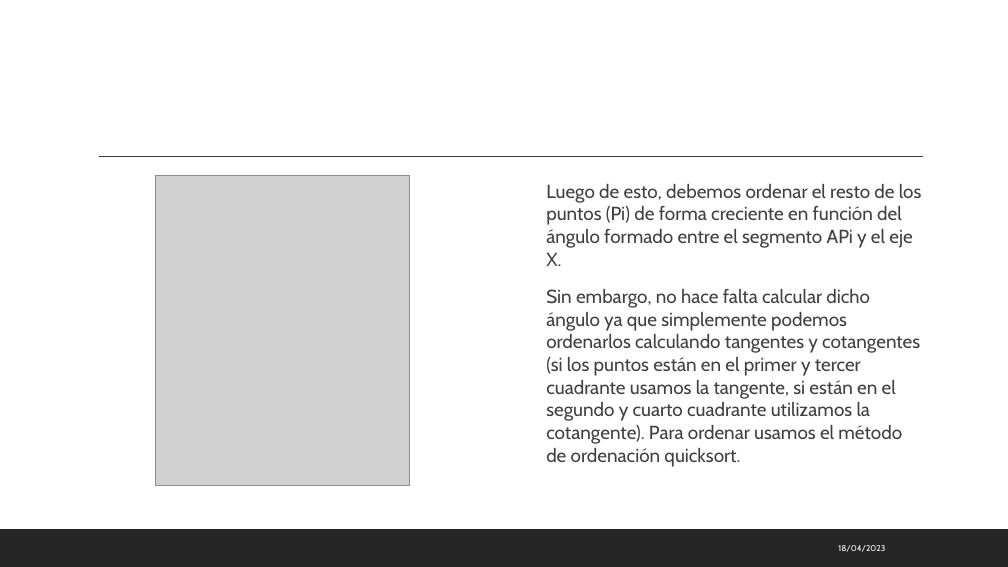
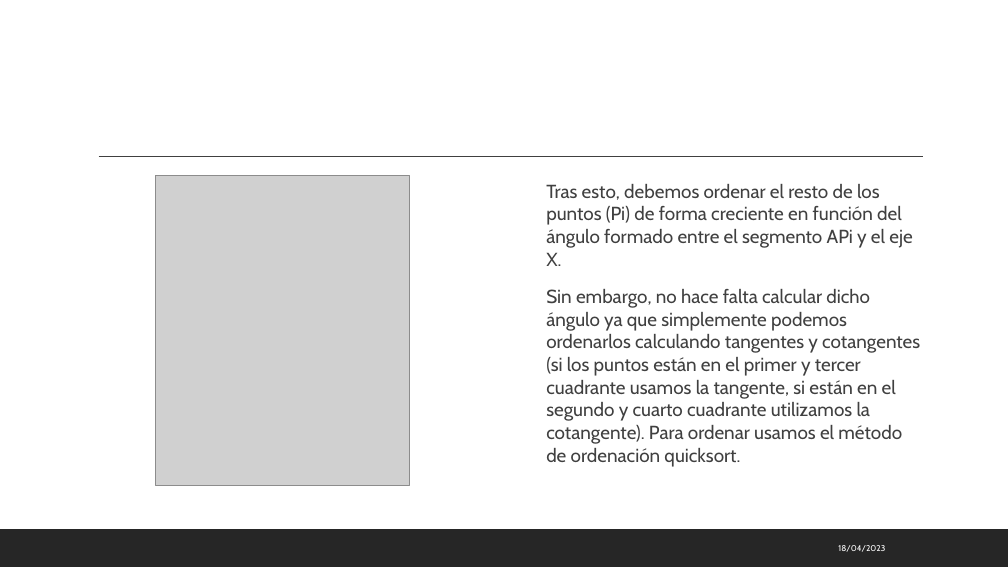
Before and after one commit to MarioLndz/Practica2DyV, a slide deck: slide 10 of PresentaciónPráctica2.pptx. Drawn at 1008x567 pixels with LibreOffice and Linux fonts; fonts in the diff are those of the drawing; grey boxes stand for pictures. Boxes give left, top, right and bottom in pixels: in the first picture for what was removed or moved away, otherwise in the second. Text is boxed around its words. In the diff, an @@ line names an element or a change of style, - is before the commit and + after.

```diff
--- a/PresentaciónPráctica2.pptx
+++ b/PresentaciónPráctica2.pptx
@@ text at [546,184,912,266]: text changed @@
-  Luego de esto, debemos ordenar el resto de los puntos (Pi) de forma creciente en función del ángulo formado entre el segmento APi y el eje X.
+  Tras esto, debemos ordenar el resto de los puntos (Pi) de forma creciente en función del ángulo formado entre el segmento APi y el eje X.
```
Also in this commit, not shown: 8 other slides changed, 1 slide added, 4 slides removed.
